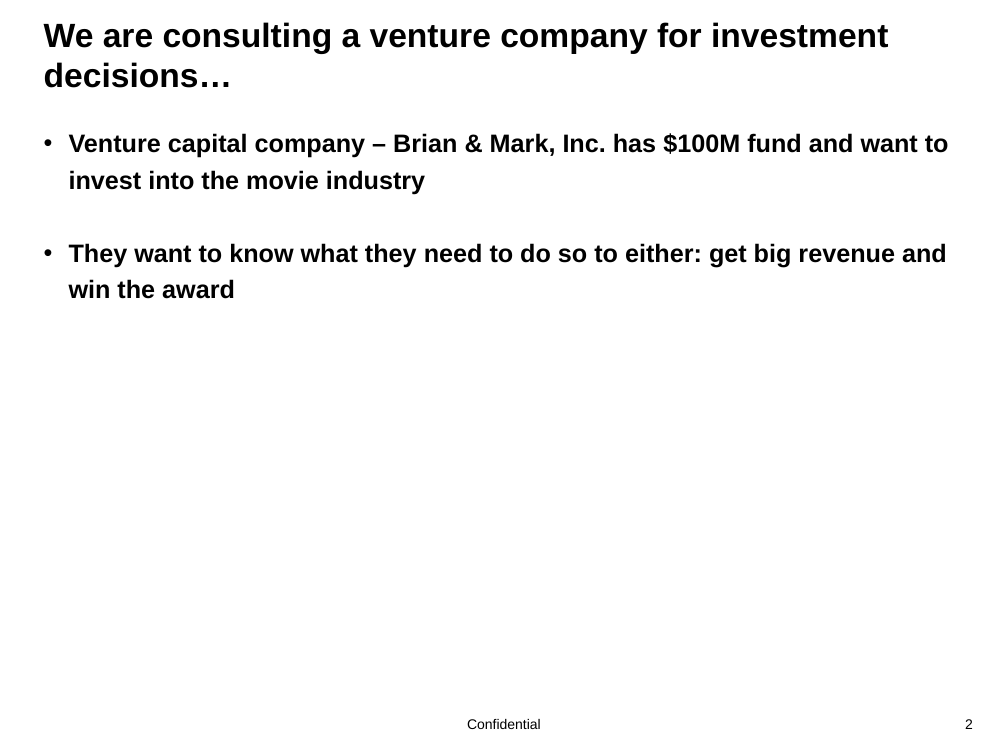
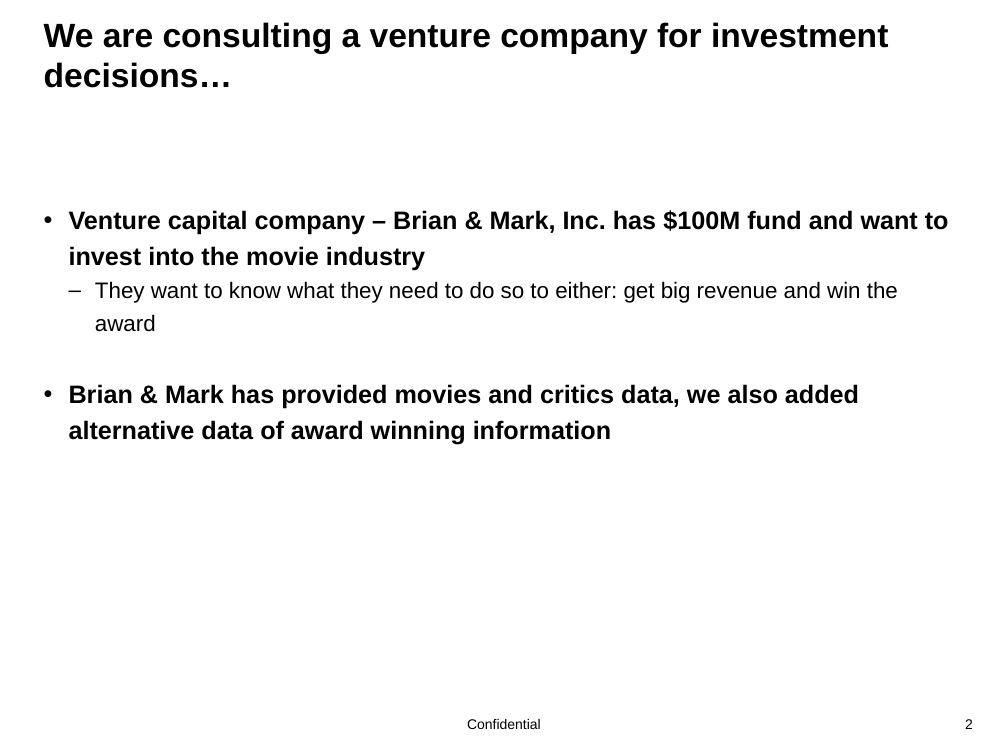
Before and after one commit to Beyondsql/Movies, a slide deck: slide 2 of team_2_movie_presentation.pptx. Drawn at 1008x756 pixels with LibreOffice and Linux fonts; fonts in the diff are those of the drawing; background and template pictures are left out. Boxes give left, top, right and bottom in pixels: in the first picture for what was removed or moved away, otherwise in the second. Text is boxed around its words. In the diff, an @@ line names an element or a change of style, - is before the commit and + after.

```diff
--- a/team_2_movie_presentation.pptx
+++ b/team_2_movie_presentation.pptx
@@ text "Venture capital company – Brian ...": place and size @@
-text "Venture capital company – Brian ..." at [69, 133, 949, 299]
+text "Venture capital company – Brian ..." at [69, 210, 949, 445]
@@ text at [95, 281, 898, 332]: size 18 to 16 pt, bold off in "They want to know what they need ..."; bullet • to –; list level 1 to 2 in "They want to know what ..." @@
@@ text at [69, 384, 859, 445]: paragraph added @@
+• Brian & Mark has provided movies and critics data, we also added alternative data of award winning information
```
Also in this commit, not shown: 4 other slides changed, 1 slide removed.
